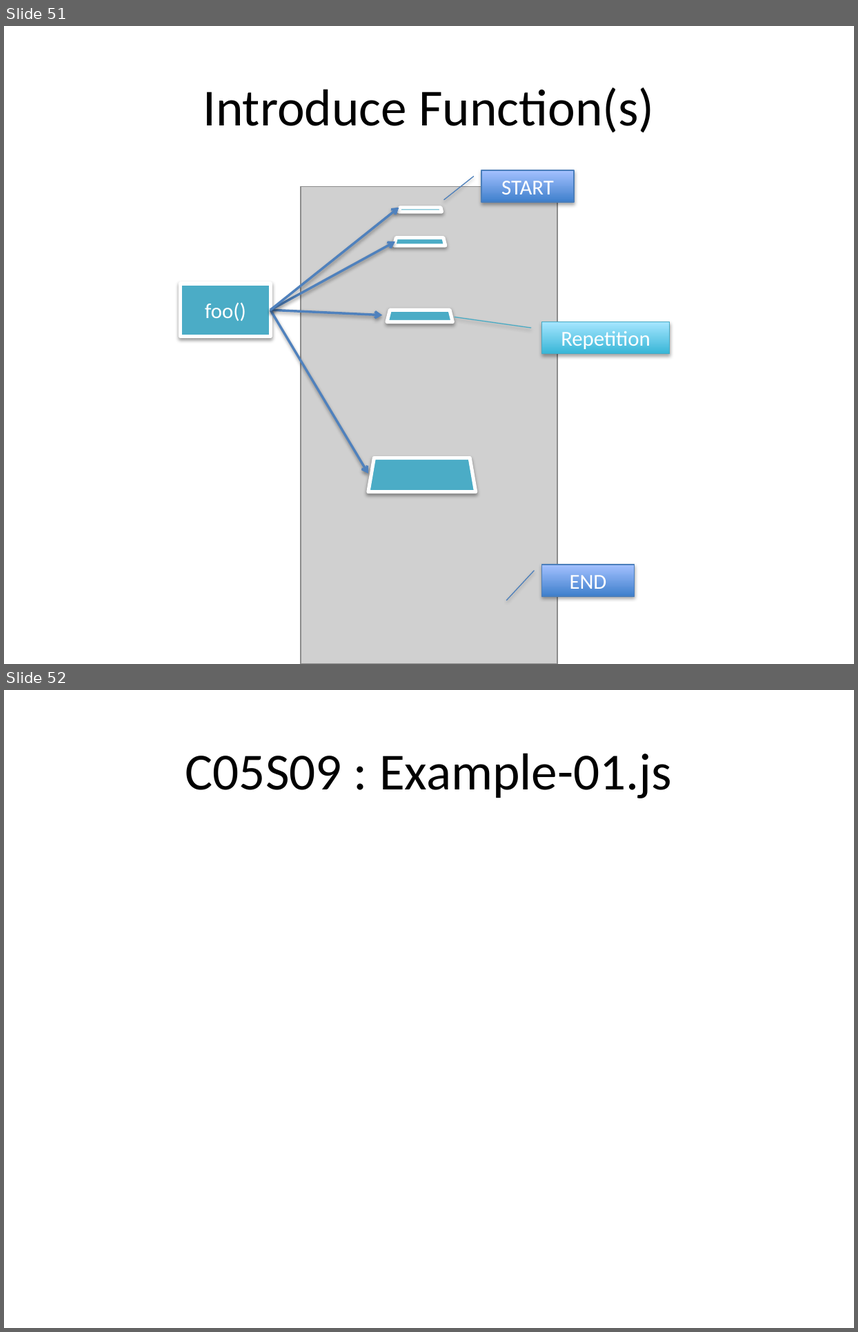
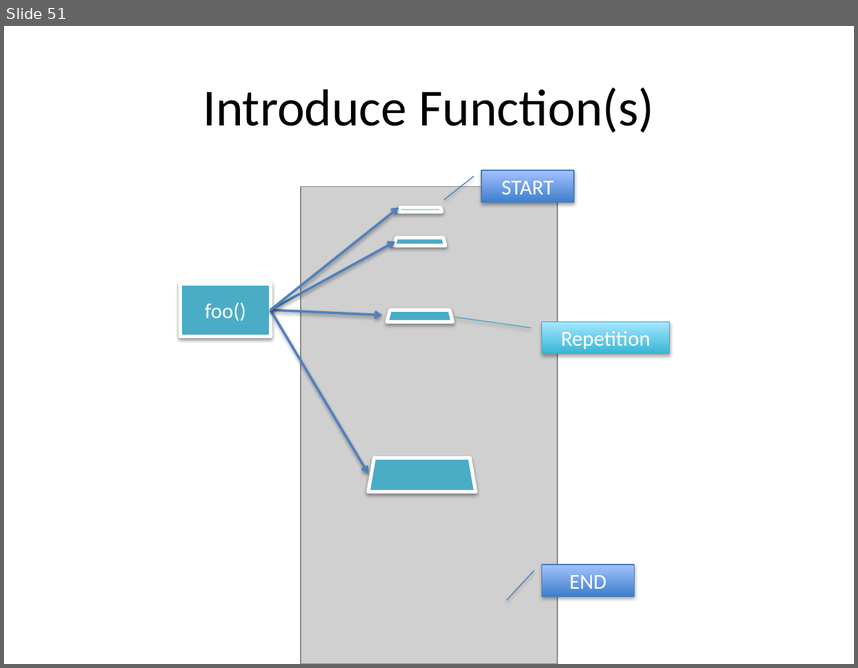
Before and after one commit to xiliax/web-programming-fundamentals, a slide deck: docs/learn-computer-programming.pptx. Shown one above the other, each under a label of ours: slides 51 and 52 before the commit, slide 51 after it. The pictures are 858x1332 and 858x668 pixels, drawn with LibreOffice and Linux fonts; fonts in the diff are those of the drawing; grey boxes stand for pictures. Boxes give left, top, right and bottom in pixels: in the first picture for what was removed or moved away, otherwise in the second. Text is boxed around its words. In the diff, an @@ line names an element or a change of style, - is before the commit and + after.

```diff
--- a/docs/learn-computer-programming.pptx
+++ b/docs/learn-computer-programming.pptx
@@ slide 52 removed at (4, 690, 854, 1328), background #FFFFFF @@
@@ title removed at (185, 753, 672, 798) @@
-C05S09 : Example-01.js
```
Also in this commit, not shown: 2 slides changed, 9 slides added, 9 other files.
